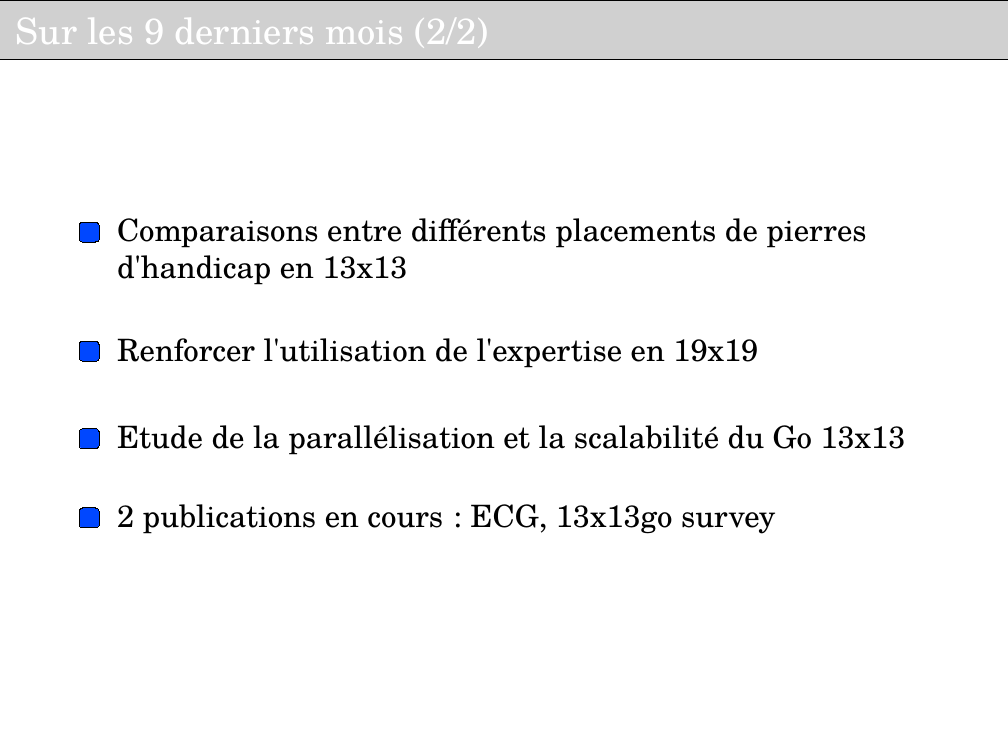
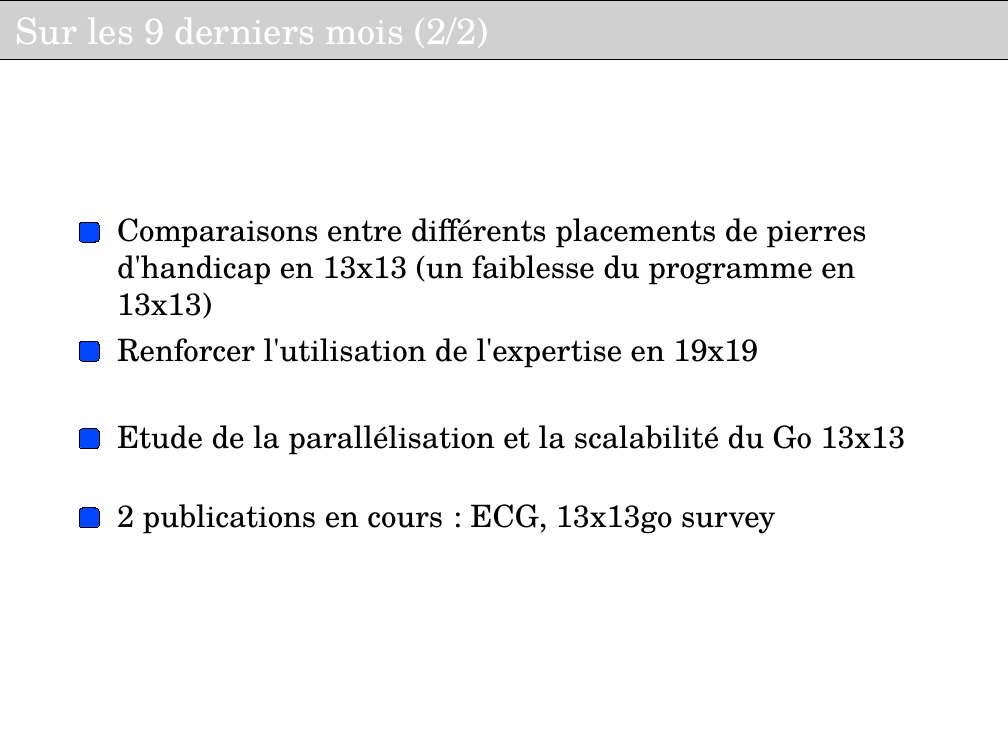
Before and after one commit to haspeleo/Android-Dev, a slide deck: slide 12 of MCTS/Soutenance_INRIA_V2.odp. Drawn at 1008x756 pixels with LibreOffice and Linux fonts; fonts in the diff are those of the drawing; grey boxes stand for pictures; background and template pictures are left out. Boxes give left, top, right and bottom in pixels: in the first picture for what was removed or moved away, otherwise in the second. Text is boxed around its words. In the diff, an @@ line names an element or a change of style, - is before the commit and + after.

```diff
--- a/MCTS/Soutenance_INRIA_V2.odp
+++ b/MCTS/Soutenance_INRIA_V2.odp
@@ text at (117,218,866,319): text changed @@
-Comparaisons entre différents placements de pierres d'handicap en 13x13
+Comparaisons entre différents placements de pierres d'handicap en 13x13 (un faiblesse du programme en 13x13)
```
Also in this commit, not shown: 2 other slides changed.
